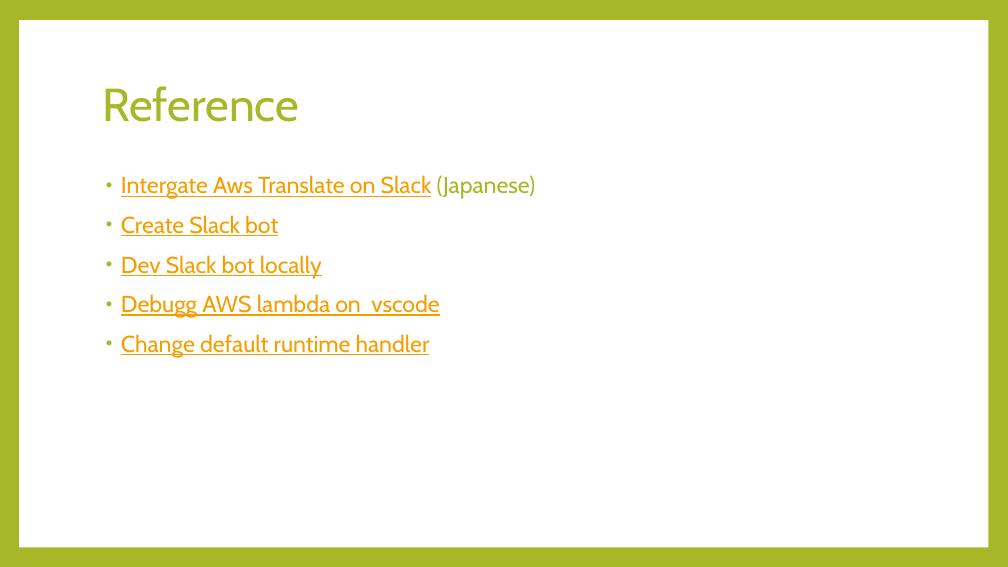
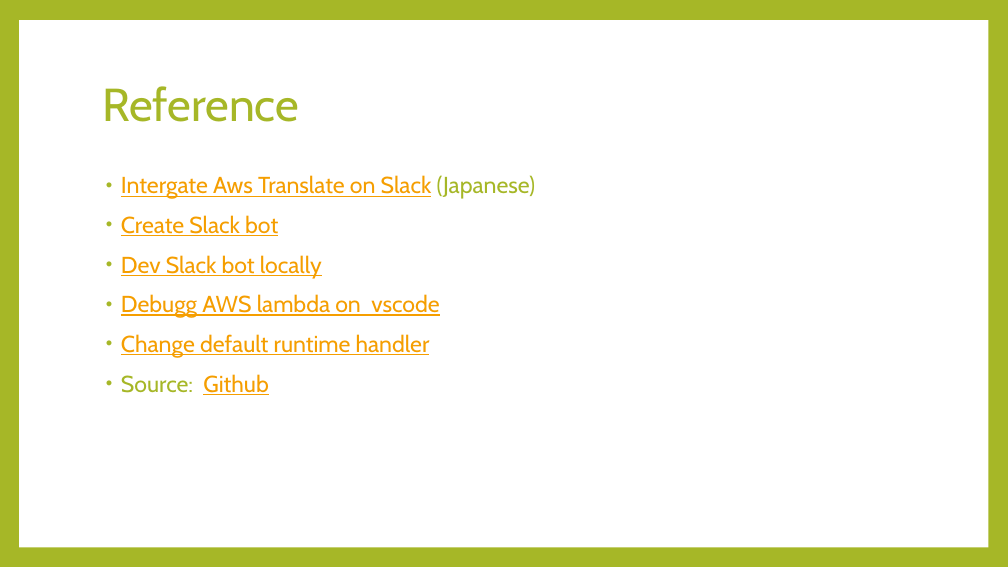
Before and after one commit to HarujiBurke/AwsTranslateOnSlack, a slide deck: slide 31 of Translator on cloud.pptx. Drawn at 1008x567 pixels with LibreOffice and Linux fonts; fonts in the diff are those of the drawing. Boxes give left, top, right and bottom in pixels: in the first picture for what was removed or moved away, otherwise in the second. Text is boxed around its words. In the diff, an @@ line names an element or a change of style, - is before the commit and + after.

Commit message:
update source github in powerpoint

```diff
--- a/Translator on cloud.pptx
+++ b/Translator on cloud.pptx
@@ text at [121, 374, 268, 395]: paragraph added @@
+• Source: Github
```
